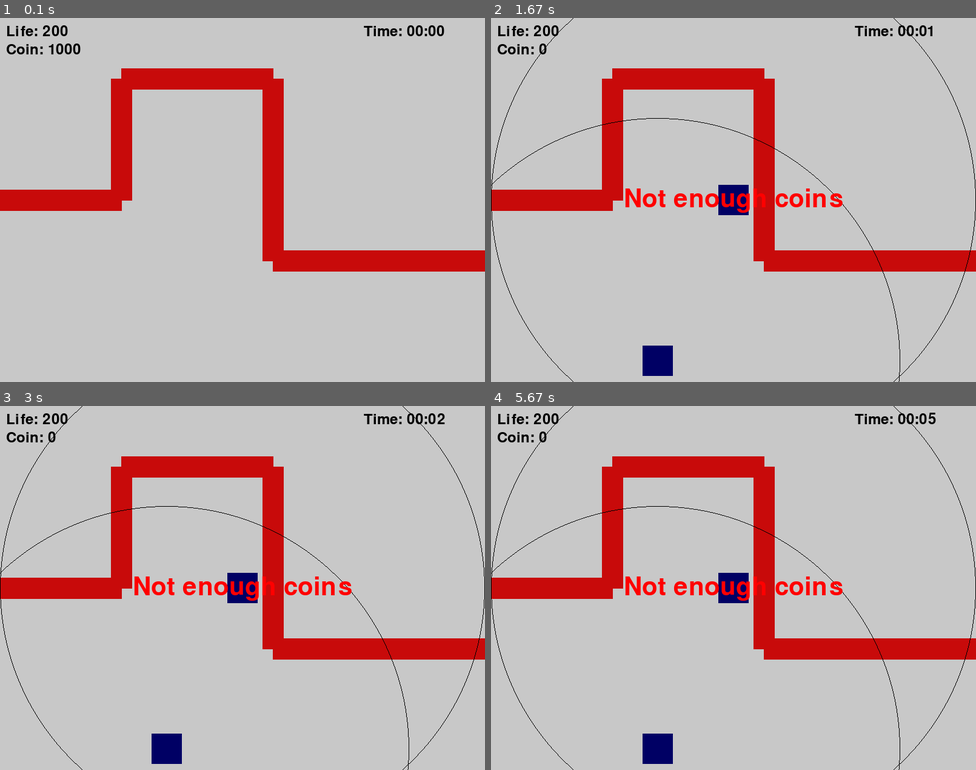
Above: before the commit, frames 1-4 (two rows, left to right).
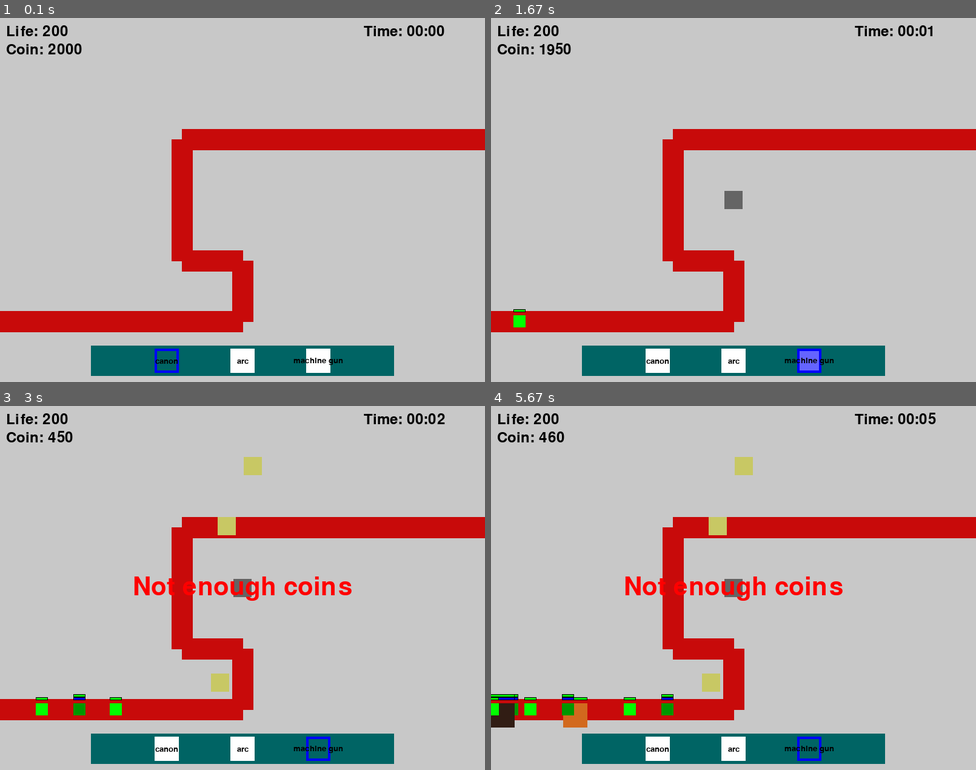
Above: after the commit, the same moments.

Repository: EstebanLouerat/Pygame-tower-defense
Game: pygame game, started from tower_defense.py
Two runs of this game, one before a commit and one after it. Both use one fixed random seed, a clock stepped at 60 frames per second and the inputs below.
Inputs (mouse positions are in pixels of both pictures, inside the frame that each line leads up to):
- Up to frame 1 (0.1 s): no input
- Up to frame 2 (1.67 s): click (733, 200) at 0.38 s; click (655, 360) at 0.72 s, where only the run after the commit has a clickable "canon"; click (733, 360) at 1.05 s, where only the run after the commit has a clickable "arc"; click (811, 360) at 1.38 s, where only the run after the commit has a clickable "machine gun"
- Up to frame 3 (3 s): click (252, 464) at 1.72 s; click (218, 682) at 2.05 s; click (227, 526) at 2.38 s; click (174, 511) at 2.72 s
- Up to frame 4 (5.67 s): click (883, 580) at 3.55 s; click (592, 518) at 4.38 s; click (592, 566) at 5.22 s

The runs differ from the first frame. In frame 1, 23% of the frame differs, in the area x 0-100%, y 7-99%; in frame 2, 25%, in the area x 0-100%, y 0-100%; in frame 3, 24%; in frame 4, 24%.

Commit message:
Add tower bar

Diff:
--- a/config.json
+++ b/config.json
@@ -111,6 +111,18 @@
             "color": [100, 100, 100],
             "cost": 50
         },
+        "machine gun": {
+            "dmg": {
+                "physic": 100,
+                "magic": 100,
+                "brut": 100
+            },
+            "p_speed":  20,
+            "range": 50,
+            "cooldown": 250,
+            "color": [200, 200, 100],
+            "cost": 500
+        },
         "arc": {
             "dmg": {
                 "physic": 200,
--- a/tower_defense.py
+++ b/tower_defense.py
@@ -20,6 +20,7 @@
 RED = (255, 0, 0)
 GREEN = (0, 255, 0)
 BLUE = (0, 0, 255)
+LIGHT_BLUE = (100, 100, 255)
 
 # Define game variables
 FPS = 60
@@ -39,10 +40,12 @@
 enemy_data = data["enemies"]
 tower_data = data["towers"]
 level_data = data["levels"]
-current_lvl = 1
+current_lvl = 2
 
 level_start_time = pygame.time.get_ticks()
 pause_time = 0
+
+selected_tower = "canon"
 
 # Define classes for Tower, Enemy, and Projectile
 class Tower(pygame.sprite.Sprite):
@@ -59,7 +62,7 @@
         self.attack_cooldown = self.data['cooldown']  # milliseconds
         self.color = self.data['color']
 
-        self.image = pygame.Surface((50, 50))
+        self.image = pygame.Surface((30, 30))
         self.image.fill(self.color)
         self.rect = self.image.get_rect()
         self.rect.center = (x, y)
@@ -86,6 +89,10 @@
 
             pygame.draw.circle(window, (range_color[0], range_color[1], range_color[2], range_alpha),
                             range_pos, self.attack_range, 1)
+
+    def is_hovered(self):
+        return self.rect.collidepoint(pygame.mouse.get_pos())
+
     def update(self):
         # Find the closest enemy within attack range
         target = None
@@ -130,6 +137,10 @@
         self.rect.y = self.target_waypoint[1] - self.offset
         self.health = self.max_health
         self.armor = self.max_armor
+        self.last_spawn_time = pygame.time.get_ticks()
+
+    def is_hovered(self):
+        return self.rect.collidepoint(pygame.mouse.get_pos())
 
     def update(self):
         # Move towards the current waypoint
@@ -139,10 +150,9 @@
         if distance > 0:
             dx /= distance
             dy /= distance
+        # print("dx: ", dx, "dy: ", dy)
         self.rect.x += dx * self.speed
         self.rect.y += dy * self.speed
-        print(f'x: {self.rect.x}, y: {self.rect.y}')
-
 
         # Check if reached the current waypoint
         if distance <= self.speed:
@@ -193,7 +203,7 @@
 class Projectile(pygame.sprite.Sprite):
     def __init__(self, x, y, angle, damage, speed):
         pygame.sprite.Sprite.__init__(self)
-        self.image = pygame.Surface((10, 10))
+        self.image = pygame.Surface((5, 5))
         self.image.fill(RED)
         self.rect = self.image.get_rect()
         self.rect.center = (x, y)
@@ -210,14 +220,20 @@
         if self.rect.left > WIDTH or self.rect.right < 0 or self.rect.top > HEIGHT or self.rect.bottom < 0:
             self.kill()
 
-class PlayerOverlay:
+class PlayerOverlay():
     def __init__(self, current_lvl_coin):
+
+        self.tower_bar = TowerBar()
+
         self.max_life = 200
         self.life = self.max_life
         self.max_coin = current_lvl_coin
         self.coin = self.max_coin
         self.font = pygame.font.Font(None, 36)
 
+    def is_hovered(self):
+        return self.tower_bar.is_hovered()
+
     def decrease_life(self, amount):
         self.life -= amount
         if self.life < 0:
@@ -230,8 +246,8 @@
 
     def increase_coin(self, amount):
         self.coin += amount
-        if self.coin > 99999:
-            self.coin = 99999
+        if self.coin > 999999:
+            self.coin = 999999
 
     def draw(self):
         life_text = self.font.render(f"Life: {self.life}", True, BLACK)
@@ -250,40 +266,96 @@
         window.blit(coin_text, (10, 40))
         window.blit(time_text, (600, 10))
 
+        self.tower_bar.draw()
+
+class TowerBar():
+    def __init__(self):
+        self.x = WIDTH // 2 - 250
+        self.y = HEIGHT // 2 + 240
+        self.rect = pygame.Rect(self.x, self.y, 500, 50)
+        self.font = pygame.font.Font(None, 20)
+
+        # Options
+        self.opt1 = TowerBarButton(self.x + 105, self.y + 5, "canon")
+        self.opt2 = TowerBarButton(self.x + 230, self.y + 5, "arc")
+        self.opt3 = TowerBarButton(self.x + 355, self.y + 5, "machine gun")
+        self.opt1.selected = True
+
+
+    def is_hovered(self):
+        return self.rect.collidepoint(pygame.mouse.get_pos())
+
+    def draw(self):
+        pygame.draw.rect(window, (0, 100, 100), self.rect)
+        self.opt1.draw()
+        self.opt2.draw()
+        self.opt3.draw()
+
+    def handle_event(self, event):
+        global selected_tower
+        if event.type == pygame.MOUSEBUTTONDOWN and event.button == 1:
+            if self.opt1.is_hovered():
+                print(self.opt1.type, "clicked")
+                selected_tower = self.opt1.type
+                self.opt1.selected = True
+                self.opt2.selected = False
+                self.opt3.selected = False
+            if self.opt2.is_hovered():
+                print(self.opt2.type, "clicked")
+                selected_tower = self.opt2.type
+                self.opt2.selected = True
+                self.opt1.selected = False
+                self.opt3.selected = False
+            if self.opt3.is_hovered():
+                print(self.opt3.type, "clicked")
+                selected_tower = self.opt3.type
+                self.opt3.selected = True
+                self.opt2.selected = False
+                self.opt1.selected = False
+
+class TowerBarButton:
+    def __init__(self, x, y, _type):
+        self.hover_color = LIGHT_BLUE
+        self.color = WHITE
+        self.rect = pygame.Rect(x, y, 40, 40)
+        self.rect.center = (x + 20, y + 20)
+        self.font = pygame.font.Font(None, 20)
+        self.selected = False
+        self.outline = 0
+        self.selected_color = BLUE
+        self.type = _type
+
+    def draw(self):
+        if self.is_hovered():
+            pygame.draw.rect(window, self.hover_color, self.rect)
+        if self.selected:
+            self.color = self.selected_color
+            self.outline = 4
+        else:
+            self.color = WHITE
+            self.outline = 0
+            # pygame.draw.rect(window, sel, self.rect, 4)
+        pygame.draw.rect(window, self.color, self.rect, self.outline)
+        text = self.font.render(self.type, True, BLACK)
+        text_rect = text.get_rect(center=self.rect.center)
+        window.blit(text, text_rect)
+
+    def is_hovered(self):
+        return self.rect.collidepoint(pygame.mouse.get_pos())
+
+
 class ReplayButton:
     def __init__(self):
-        self.onHoverColor = BLUE
+        self.hover_color = BLUE
         self.rect = pygame.Rect(350, 250, 100, 50)
         self.font = pygame.font.Font(None, 36)
         self.is_clicked = False
 
     def draw(self):
         if self.is_hovered():
-            pygame.draw.rect(window, self.onHoverColor, self.rect)
+            pygame.draw.rect(window, self.hover_color, self.rect)
         else:
             pygame.draw.rect(window, WHITE, self.rect)
-        pygame.draw.rect(window, BLACK, self.rect, 2)
-        text = self.font.render("Replay", True, BLACK)
-        text_rect = text.get_rect(center=self.rect.center)
-        window.blit(text, text_rect)
-
-    def is_hovered(self):
-        return self.rect.collidepoint(pygame.mouse.get_pos())
-
-    def handle_event(self, event):
-        if event.type == pygame.MOUSEBUTTONDOWN and event.button == 1:
-            if self.is_hovered() and game_over:  # Only handle event if game over
-                self.is_clicked = True
-
-class PlaceTowerMenu:
-    def __init__(self):
-        self.onHoverColor = BLUE
-        self.rect = pygame.Rect(350, 250, 100, 50)
-        self.font = pygame.font.Font(None, 36)
-        self.is_clicked = False
-
-    def draw(self):
-        pygame.draw.rect(window, LIGHT_GREY, self.rect)
         pygame.draw.rect(window, BLACK, self.rect, 2)
         text = self.font.render("Replay", True, BLACK)
         text_rect = text.get_rect(center=self.rect.center)
@@ -338,7 +410,7 @@
         # Refresh the display
         pygame.display.flip()
         clock.tick(FPS)
-    pause_time = pygame.time.get_ticks() - time
+    pause_time += pygame.time.get_ticks() - time
 
 def update_damage(enemies, projectiles):
     # Check for collisions between projectiles and enemies
@@ -361,6 +433,11 @@
                 return enemy.reward
             else:
                 return
+
+goblin = Enemy(waypoints, "goblin")
+ar_goblin = Enemy(waypoints, "armor goblin")
+orc = Enemy(waypoints, "orc")
+ar_orc = Enemy(waypoints, "armor orc")
 
 # Game loop
 while is_running:
@@ -382,6 +459,7 @@
                 enemies.add(enemy)
 
         replay_button.handle_event(event)
+        player_overlay.tower_bar.handle_event(event)
 
         if game_over and replay_button.is_clicked:
             # Reset game state
@@ -398,44 +476,53 @@
 
         if not game_over:
             if event.type == pygame.MOUSEBUTTONDOWN and event.button == 1:
-                mouse_pos = pygame.mouse.get_pos()
-                tower = Tower(mouse_pos[0], mouse_pos[1], 'sniper')
-                if player_overlay.coin >= tower.cost:
-                    all_sprites.add(tower)
-                    towers.add(tower)
-                    player_overlay.coin -= tower.cost
-                else:
-                    error_tick = pygame.time.get_ticks()
-                    is_slowmotion = True
-                    not_enough_coin = True
+                if not player_overlay.is_hovered():
+                    mouse_pos = pygame.mouse.get_pos()
+                    tower = Tower(mouse_pos[0], mouse_pos[1], selected_tower)
+                    if player_overlay.coin >= tower.cost:
+                        all_sprites.add(tower)
+                        towers.add(tower)
+                        player_overlay.coin -= tower.cost
+                    else:
+                        error_tick = pygame.time.get_ticks()
+                        is_slowmotion = True
+                        not_enough_coin = True
 
     if not game_over:
-        # # Create new enemy
-        # current_time = pygame.time.get_ticks()
-        # spawn_rate = enemy_data['goblin']['spawn_rate']
-
-        # if (current_time - level_start_time) % spawn_rate == 0:
-        #     enemy = Enemy(waypoints, "goblin")
-        #     all_sprites.add(enemy)
-        #     enemies.add(enemy)
-
-        # # Create new enemy
-        # if random.randint(0, 100) < 1 :
-        #     enemy = Enemy(waypoints, "armor goblin")
-        #     all_sprites.add(enemy)
-        #     enemies.add(enemy)
-
-        # # Create new enemy
-        # if random.randint(0, 1000) < 10 :
-        #     enemy = Enemy(waypoints, "orc")
-        #     all_sprites.add(enemy)
-        #     enemies.add(enemy)
-
-        # # Create new enemy
-        # if random.randint(0, 1000) < 10 :
-        #     enemy = Enemy(waypoints, "armor orc")
-        #     all_sprites.add(enemy)
-        #     enemies.add(enemy)
+        # Create new enemies
+        current_time = pygame.time.get_ticks()
+
+
+        # print("current_time", current_time, "spawn_rate", goblin.spawn_rate, "last_spawn_time", goblin.last_spawn_time)
+
+        if current_time - goblin.last_spawn_time > goblin.spawn_rate :
+            new_goblin = Enemy(waypoints, "goblin")
+            # print("Goblin spawned")
+            all_sprites.add(new_goblin)
+            enemies.add(new_goblin)
+            goblin.last_spawn_time = current_time
+
+        if current_time - ar_goblin.last_spawn_time > ar_goblin.spawn_rate :
+            new_ar_goblin = Enemy(waypoints, "armor goblin")
+            # print("Armor Goblin spawned")
+            all_sprites.add(new_ar_goblin)
+            enemies.add(new_ar_goblin)
+            ar_goblin.last_spawn_time = current_time
+
+        if current_time - orc.last_spawn_time > orc.spawn_rate :
+            new_orc = Enemy(waypoints, "orc")
+            # print("Orc spawned")
+            all_sprites.add(new_orc)
+            enemies.add(new_orc)
+            orc.last_spawn_time = current_time
+
+        if current_time - ar_orc.last_spawn_time > ar_orc.spawn_rate :
+            new_ar_orc = Enemy(waypoints, "armor orc")
+            # print("Armor Orc spawned")
+            all_sprites.add(new_ar_orc)
+            enemies.add(new_ar_orc)
+            ar_orc.last_spawn_time = current_time
+
 
         # Update game
         all_sprites.update()
@@ -459,7 +546,6 @@
     # Draw on the window
     window.fill(LIGHT_GREY)
     pygame.draw.lines(window, (200, 10, 10), False, waypoints, 35)  # Draw enemy path
-    player_overlay.draw()  # Draw player life counter
 
     if game_over:
         replay_button.draw()  # Draw replay button
@@ -467,11 +553,15 @@
         for enemy in enemies:
             enemy.draw_health_bar()
             enemy.draw_armor_bar()
+
         all_sprites.draw(window)
 
      # Draw tower ranges
         for tower in towers:
-            tower.draw_range()
+            if tower.is_hovered():
+                tower.draw_range()
+
+    player_overlay.draw()  # Draw player life counter
 
     if not_enough_coin:
             if pygame.time.get_ticks() - error_tick > error_time:
Not shown, changed: TODO.md
